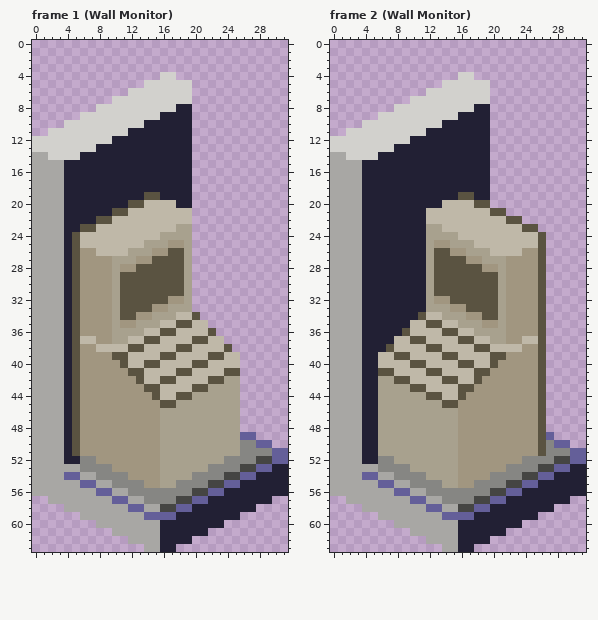
Two versions of one pixel-art file, assets/POI/1-1.aseprite. That is the earlier state.
32x64 pixels, 2 frames. Colours within 5 levels of each other are drawn and written as one. Shown: frame 1 (Wall Monitor), frame 2 (Wall Monitor). The commit also changed other frames, which this record leaves out.
After the commit:
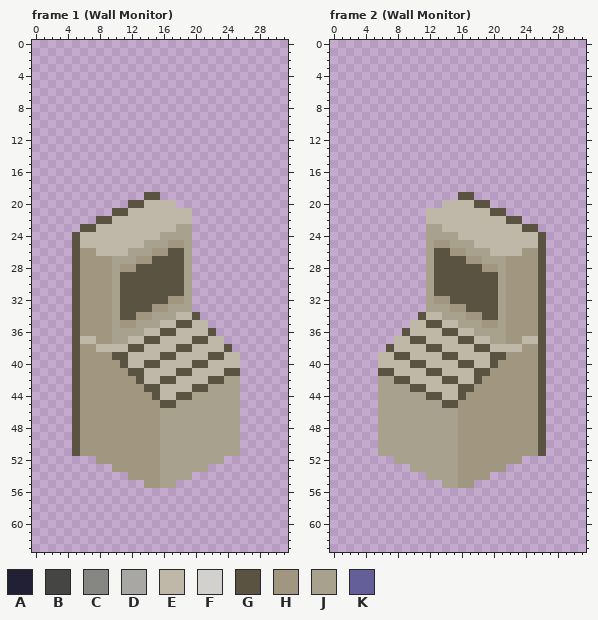
Palette (. is transparent): A #222034  B #454543  C #868683  D #a8a7a4  E #bfb8a8  F #d2d1cd  G #5a5341  H #a19680  J #a8a18e  K #645f99
Diff:
layer "Base" now hidden
Changed rows in their new state; - is an unchanged pixel.
Frame 1 (Wall Monitor):
first column x 0:
 4 ----------------..--------------
 5 --------------......------------
 6 ------------........------------
 7 ----------..........------------
 8 --------............------------
 9 ------..............------------
10 ----................------------
11 --..................------------
12 ....................------------
13 ....................------------
14 ....................------------
15 ....................------------
16 ....................------------
17 ....................------------
18 ....................------------
19 ..............--....------------
20 ............------..------------
21 ..........----------------------
22 ........------------------------
23 ......--------------------------
24 .....---------------------------
25 .....---------------------------
26 .....---------------------------
27 .....---------------------------
28 .....---------------------------
29 .....---------------------------
30 .....---------------------------
31 .....---------------------------
32 .....---------------------------
33 .....---------------------------
34 .....---------------------------
35 .....---------------------------
36 .....---------------------------
37 .....---------------------------
38 .....---------------------------
39 .....---------------------------
40 .....---------------------------
41 .....---------------------------
42 .....---------------------------
43 .....---------------------------
44 .....---------------------------
45 .....---------------------------
46 .....---------------------------
47 .....---------------------------
48 .....---------------------------
49 .....---------------------..----
50 .....---------------------....--
51 .....---------------------......
52 ........----------------........
53 ..........------------..........
54 ............--------............
55 ..............----..............
56 ................................
57 --............................--
58 ----........................----
59 ------....................------
60 --------................--------
61 ----------............----------
62 ------------........------------
63 --------------....--------------
Frame 2 (Wall Monitor):
first column x 0:
 4 ----------------..--------------
 5 --------------......------------
 6 ------------........------------
 7 ----------..........------------
 8 --------............------------
 9 ------..............------------
10 ----................------------
11 --..................------------
12 ....................------------
13 ....................------------
14 ....................------------
15 ....................------------
16 ....................------------
17 ....................------------
18 ....................------------
19 ................--..------------
20 ..............------------------
21 ............--------------------
22 ............--------------------
23 ............--------------------
24 ............--------------------
25 ............--------------------
26 ............--------------------
27 ............--------------------
28 ............--------------------
29 ............--------------------
30 ............--------------------
31 ............--------------------
32 ............--------------------
33 ............--------------------
34 ...........---------------------
35 ..........----------------------
36 .........-----------------------
37 ........------------------------
38 .......-------------------------
39 ......--------------------------
40 ......--------------------------
41 ......--------------------------
42 ......--------------------------
43 ......--------------------------
44 ......--------------------------
45 ......--------------------------
46 ......--------------------------
47 ......--------------------------
48 ......--------------------------
49 ......---------------------.----
50 ......---------------------...--
51 ......---------------------.....
52 ........----------------........
53 ..........------------..........
54 ............--------............
55 ..............----..............
56 ................................
57 --............................--
58 ----........................----
59 ------....................------
60 --------................--------
61 ----------............----------
62 ------------........------------
63 --------------....--------------
